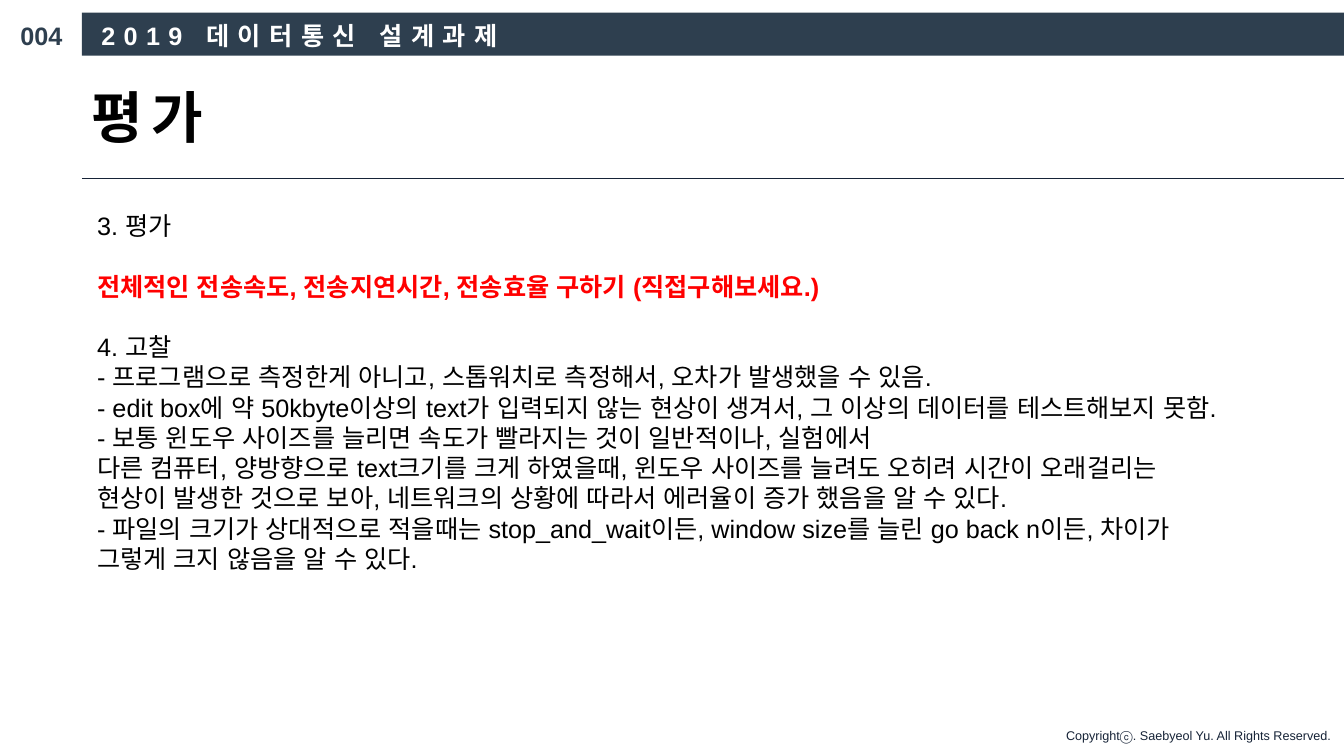
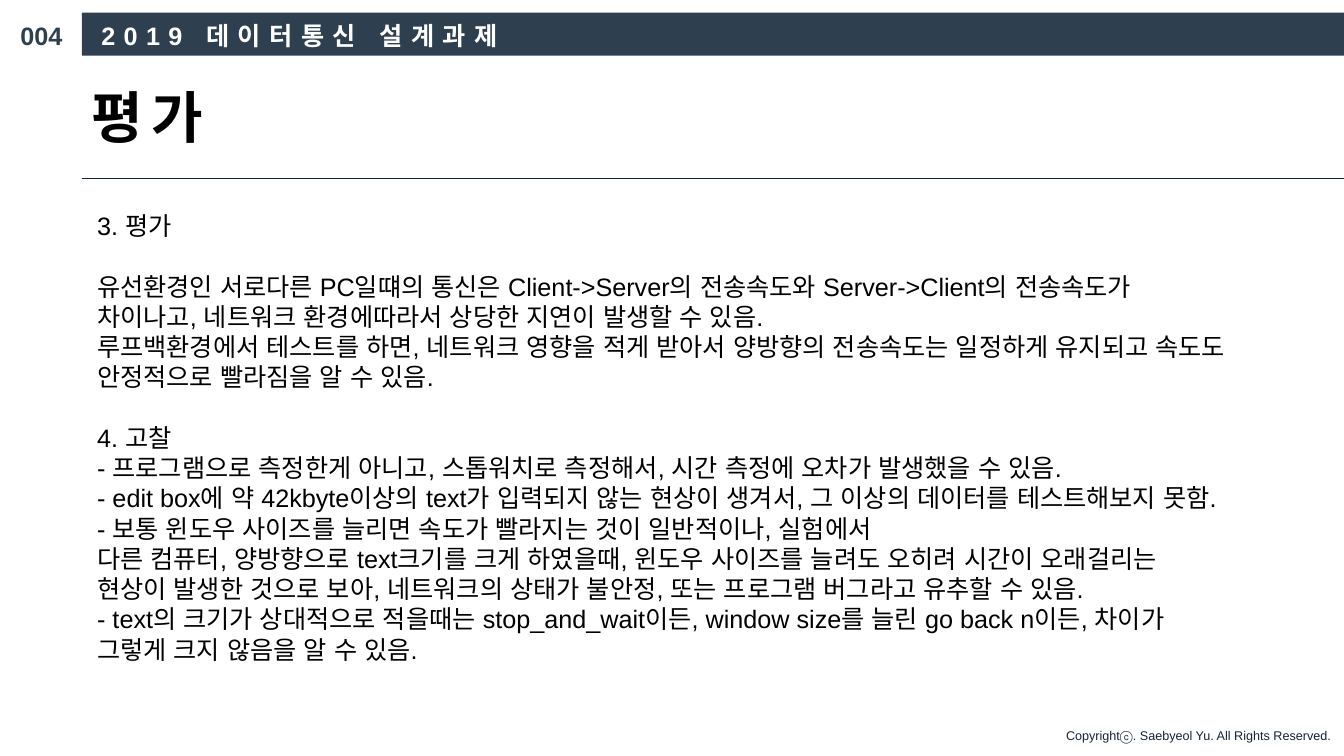
Before and after one commit to chattermproject2019/chatting_TCP, a slide deck: slide 50 of 4조 데이터통신 발표 PPT.pptx (slide 46 before the commit). Drawn at 1344x756 pixels with LibreOffice and Linux fonts; fonts in the diff are those of the drawing. Boxes give left, top, right and bottom in pixels: in the first picture for what was removed or moved away, otherwise in the second. Text is boxed around its words. In the diff, an @@ line names an element or a change of style, - is before the commit and + after.

Commit message:
ppt

```diff
--- a/4조 데이터통신 발표 PPT.pptx
+++ b/4조 데이터통신 발표 PPT.pptx
@@ text at bbox=[97, 275, 1225, 388]: text changed; text colour #FF0000 to #000000; bold off @@
-전체적인 전송속도, 전송지연시간, 전송효율 구하기 (직접구해보세요.)
+유선환경인 서로다른 PC일떄의 통신은 Client->Server의 전송속도와 Server->Client의 전송속도가 차이나고, 네트워크 환경에따라서 상당한 지연이 발생할 수 있음.
+루프백환경에서 테스트를 하면, 네트워크 영향을 적게 받아서 양방향의 전송속도는 일정하게 유지되고 속도도 안정적으로 빨라짐을 알 수 있음.
@@ text at bbox=[112, 456, 1216, 513]: text changed @@
-- 프로그램으로 측정한게 아니고, 스톱워치로 측정해서, 오차가 발생했을 수 있음.
-- edit box에 약 50kbyte이상의 text가 입력되지 않는 현상이 생겨서, 그 이상의 데이터를 테스트해보지 못함.
+- 프로그램으로 측정한게 아니고, 스톱워치로 측정해서, 시간 측정에 오차가 발생했을 수 있음.
+- edit box에 약 42kbyte이상의 text가 입력되지 않는 현상이 생겨서, 그 이상의 데이터를 테스트해보지 못함.
@@ text at bbox=[97, 547, 1165, 661]: text changed @@
-다른 컴퓨터, 양방향으로 text크기를 크게 하였을때, 윈도우 사이즈를 늘려도 오히려 시간이 오래걸리는 현상이 발생한 것으로 보아, 네트워크의 상황에 따라서 에러율이 증가 했음을 알 수 있다.
-- 파일의 크기가 상대적으로 적을때는 stop_and_wait이든, window size를 늘린 go back n이든, 차이가 그렇게 크지 않음을 알 수 있다.
+다른 컴퓨터, 양방향으로 text크기를 크게 하였을때, 윈도우 사이즈를 늘려도 오히려 시간이 오래걸리는 현상이 발생한 것으로 보아, 네트워크의 상태가 불안정, 또는 프로그램 버그라고 유추할 수 있음.
+- text의 크기가 상대적으로 적을때는 stop_and_wait이든, window size를 늘린 go back n이든, 차이가 그렇게 크지 않음을 알 수 있음.
```
Also in this commit, not shown: 6 other slides changed, 4 slides added, 1 slide removed, 1 other file.
